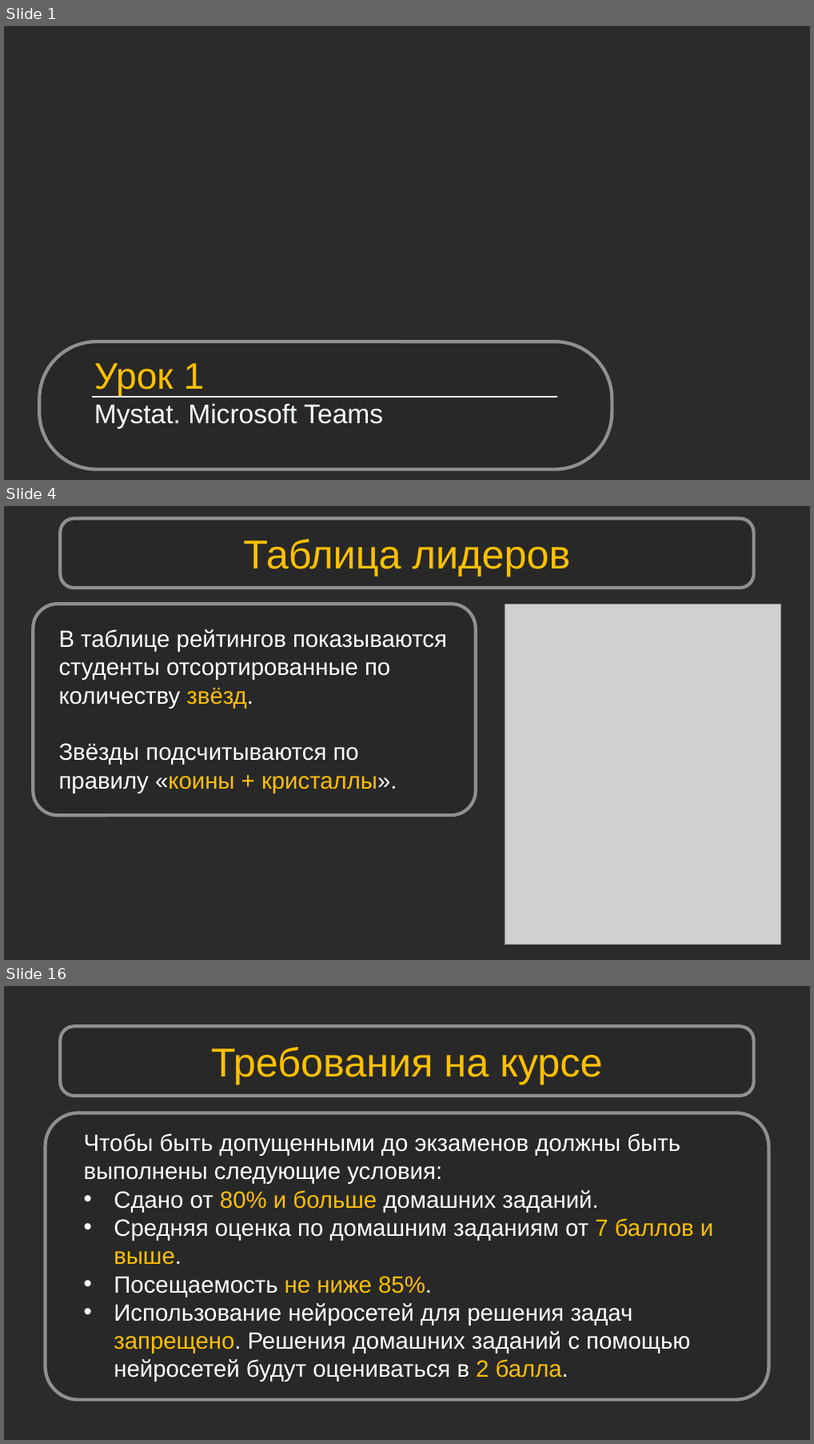
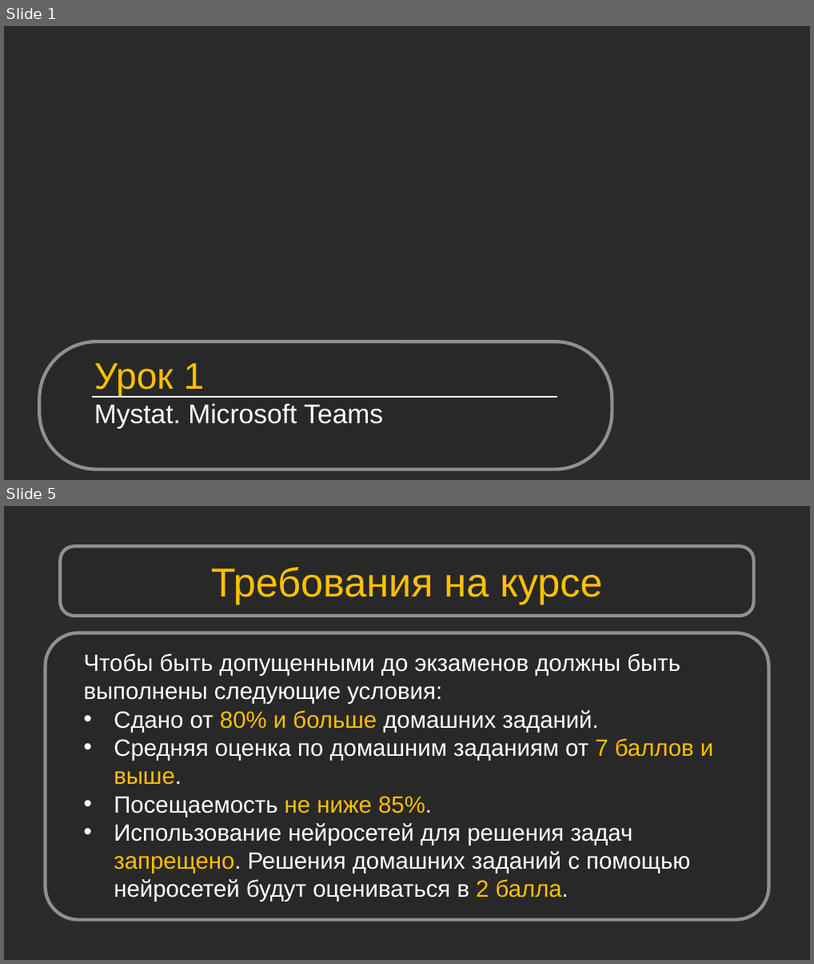
Before and after one commit to Shikonohito/Python_Bootcamp, a slide deck: Урок 01. Mystat. Microsoft Teams/Урок 1. Mystat. Microsoft Teams.pptx. Shown one above the other, each under a label of ours: slides 1, 4 and 16 before the commit, slides 1 and 5 after it; the slides between them are not shown. The pictures are 814x1444 and 814x964 pixels, drawn with LibreOffice and Linux fonts; fonts in the diff are those of the drawing; grey boxes stand for pictures; background and template pictures are left out; a plain dark background stands for a picture behind light text. Boxes give left, top, right and bottom in pixels: in the first picture for what was removed or moved away, otherwise in the second. Text is boxed around its words. In the diff, an @@ line names an element or a change of style, - is before the commit and + after.

```diff
--- a/Урок 01. Mystat. Microsoft Teams/Урок 1. Mystat. Microsoft Teams.pptx
+++ b/Урок 01. Mystat. Microsoft Teams/Урок 1. Mystat. Microsoft Teams.pptx
@@ slide 4 removed at <box>4,506,810,960</box>, background picture (left out) @@
@@ rounded rectangle removed at <box>60,519,754,588</box> @@
@@ text removed at <box>243,539,571,576</box> @@
-Таблица лидеров
@@ rounded rectangle removed at <box>33,604,476,815</box> @@
@@ picture removed at <box>505,604,782,944</box> @@
@@ text removed at <box>59,629,447,792</box> @@
-В таблице рейтингов показываются студенты отсортированные по количеству звёзд.
-Звёзды подсчитываются по правилу «коины + кристаллы».
@@ what was slide 16 is now slide 5 @@
```
Also in this commit, not shown: 2 slides added, 12 other slides removed, 1 other file.
